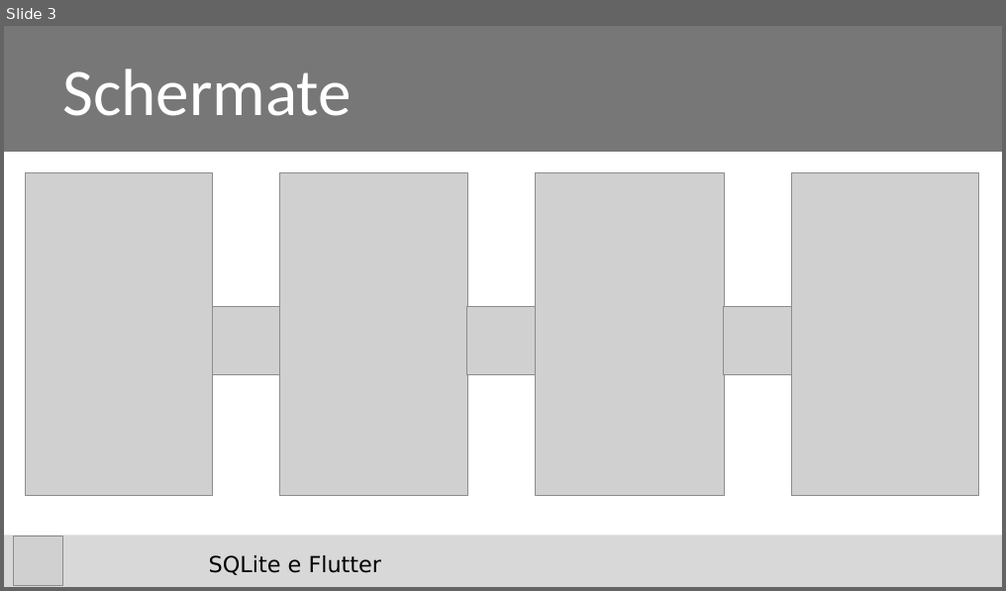
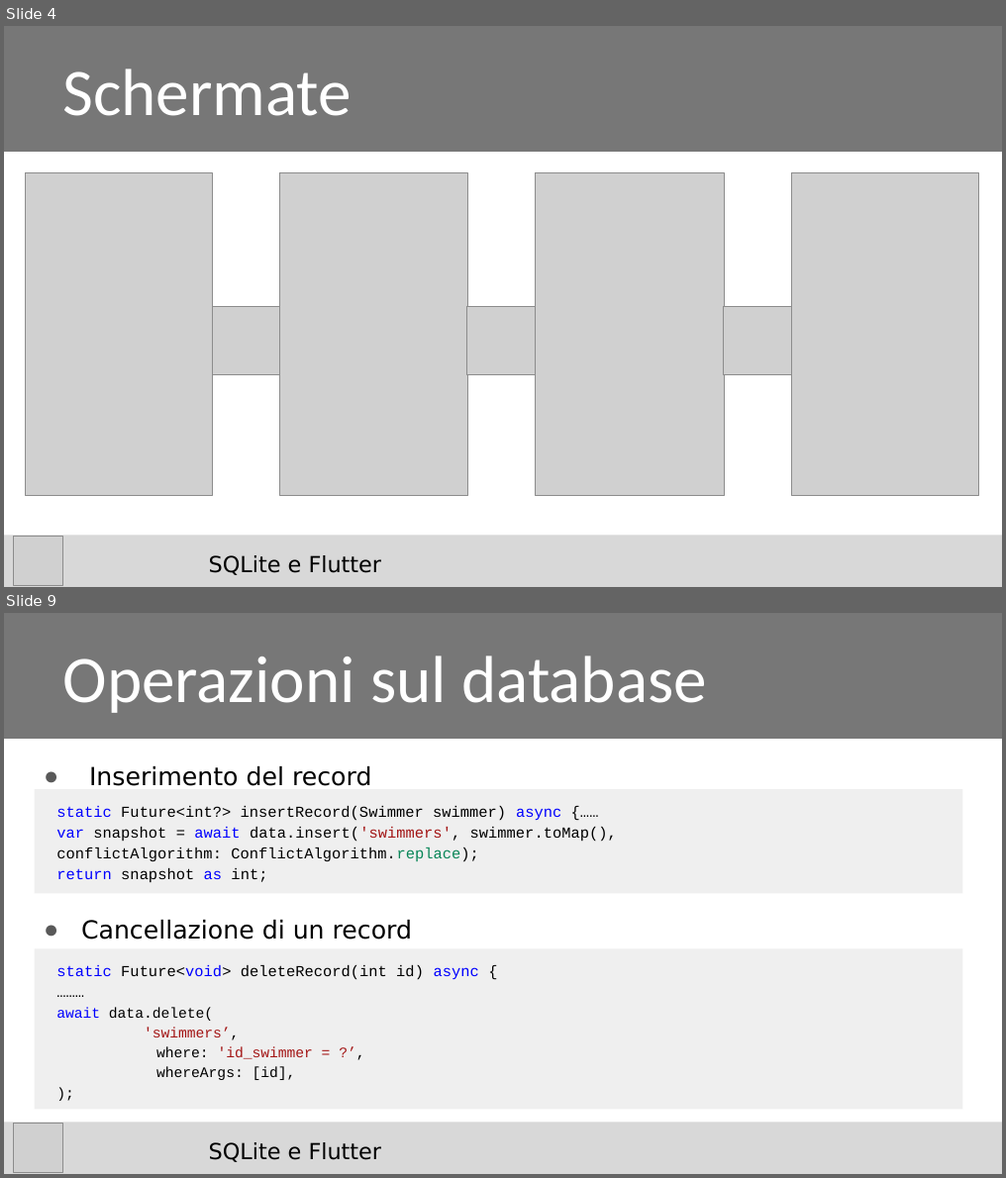
Before and after one commit to riccardosantarossa/SQLit_e_Flutter, a slide deck: Santarossa_Slides.pptx. Shown one above the other, each under a label of ours: slide 3 before the commit, slides 4 and 9 after it; the slides between them are not shown. The pictures are 1006x591 and 1006x1178 pixels, drawn with LibreOffice and Linux fonts; fonts in the diff are those of the drawing; grey boxes stand for pictures; background and template pictures are left out. Boxes give left, top, right and bottom in pixels: in the first picture for what was removed or moved away, otherwise in the second. Text is boxed around its words. In the diff, an @@ line names an element or a change of style, - is before the commit and + after.

```diff
--- a/Santarossa_Slides.pptx
+++ b/Santarossa_Slides.pptx
@@ slide 9 added at (4, 613, 1002, 1174), background #FFFFFF; not listed: 1 template element that a slide beside it also shows @@
@@ title added at (4, 613, 1002, 739), fill #777777, 48 pt, text #FFFFFF @@
+Operazioni sul database
@@ text added at (34, 789, 962, 894), fill #EFEFEF, 11 pt, text #000000 @@
+static Future<int?> insertRecord(Swimmer swimmer) async {……
+var snapshot = await data.insert('swimmers', swimmer.toMap(),
+conflictAlgorithm: ConflictAlgorithm.replace);
+return snapshot as int;
@@ text added at (89, 766, 371, 786), 18 pt, text #000000 @@
+● Inserimento del record
@@ text added at (81, 920, 412, 940), 18 pt, text #000000 @@
+● Cancellazione di un record
@@ rectangle added at (34, 950, 962, 1110), fill #EFEFEF, 10.5 pt, text #000000 @@
+static Future<void> deleteRecord(int id) async {
+………
+await data.delete(
+'swimmers’,
+where: 'id_swimmer = ?’,
+whereArgs: [id],
+);
@@ picture added at (14, 1124, 62, 1172) @@
@@ text added at (209, 1143, 382, 1162), 16 pt, text #000000 @@
+SQLite e Flutter
@@ what was slide 3 is now slide 4 @@
```
Also in this commit, not shown: 3 slides changed, 4 other slides added.
